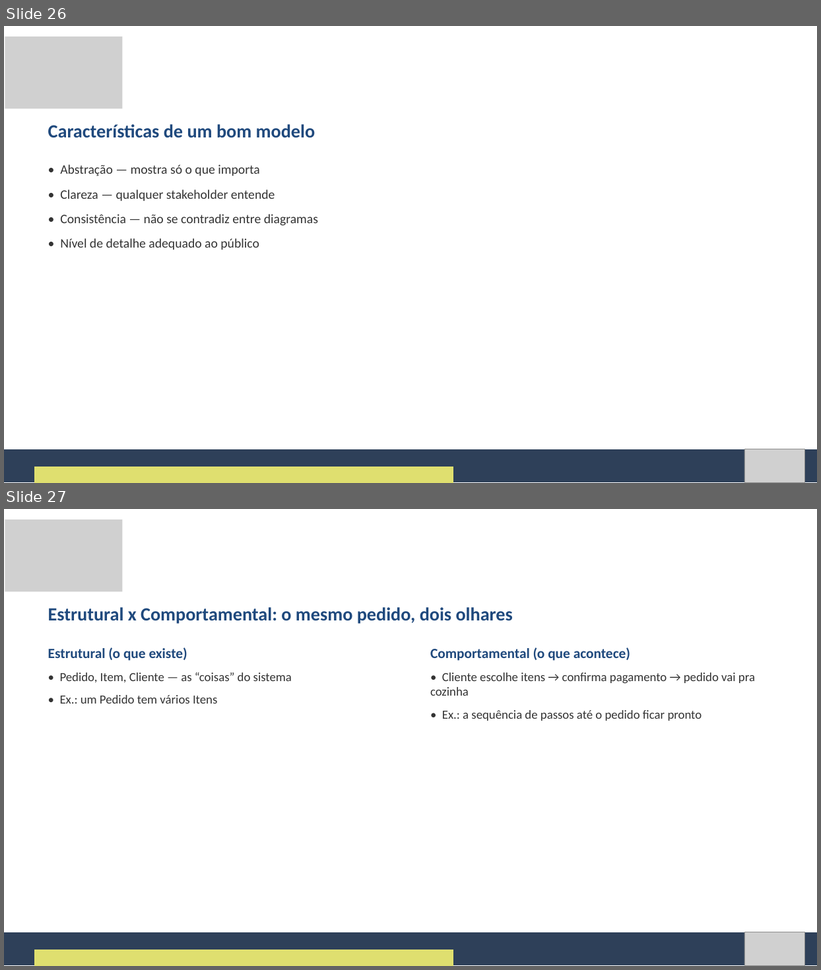
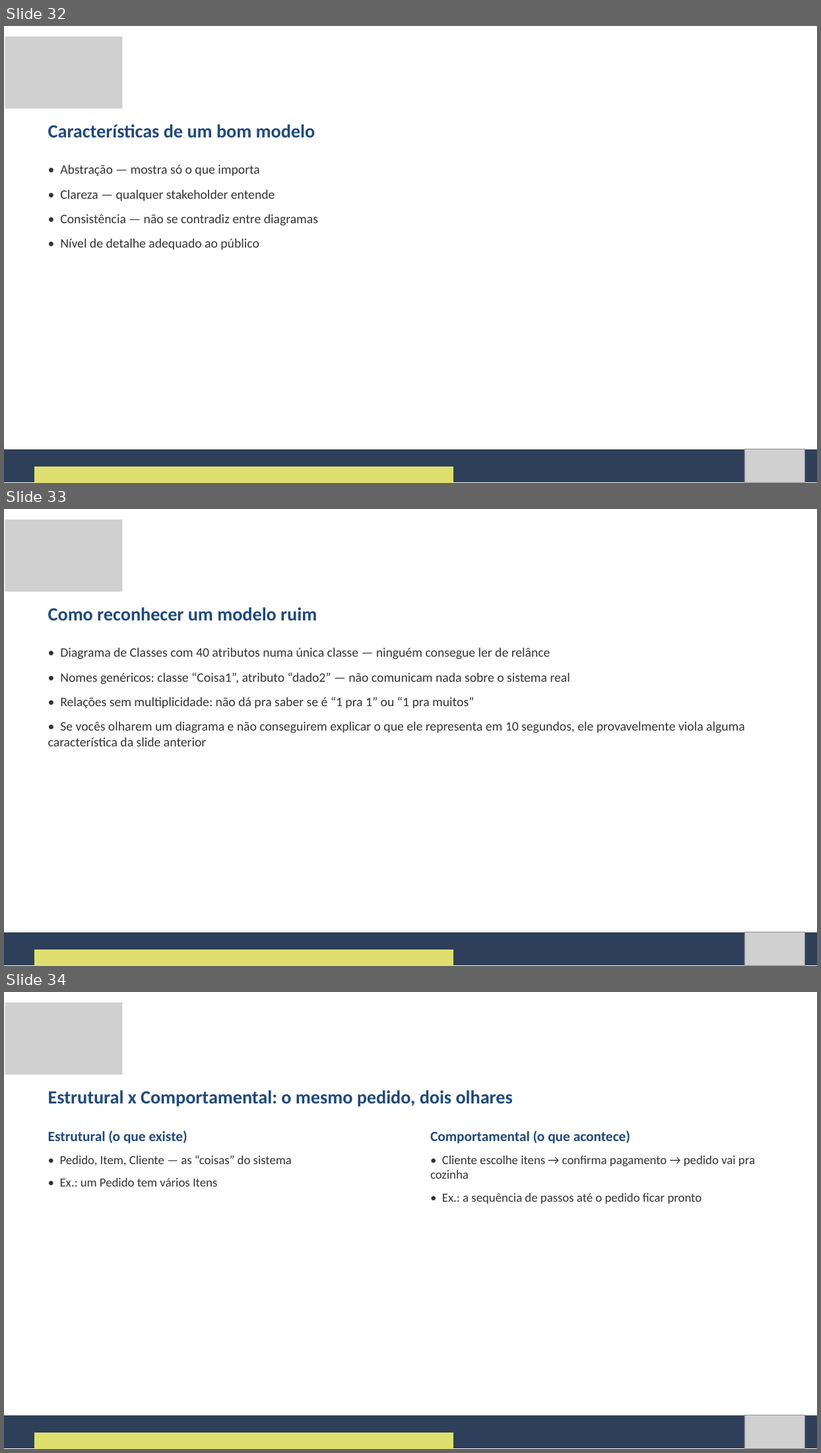
Before and after one commit to Natan20/Curso-Modelagem-De-Sistemas-Material, a slide deck: Aula 03 - 11-09-2026/Aula 3 - Slides.pptx. Shown one above the other, each under a label of ours: slides 26 and 27 before the commit, slides 32, 33 and 34 after it. The pictures are 821x970 and 821x1453 pixels, drawn with LibreOffice and Linux fonts; fonts in the diff are those of the drawing; grey boxes stand for pictures. Boxes give left, top, right and bottom in pixels: in the first picture for what was removed or moved away, otherwise in the second. Text is boxed around its words. In the diff, an @@ line names an element or a change of style, - is before the commit and + after.

Commit message:
Amplia Apostila e Slides da Aula 3 para 104 slides
Adiciona exemplos e aprofundamentos por toda a aula (cenarios extras
de debate, exemplos com Biblioteca/Academia, panorama ilustrado dos
diagramas de Estados/Componentes/Objetos/Implantacao com print
visual, PlantUML, atalhos do draw.io, mini-exercicios com gabarito) e
estende a atividade de classificacao de 6 para 8 itens.

```diff
--- a/Aula 03 - 11-09-2026/Aula 3 - Slides.pptx
+++ b/Aula 03 - 11-09-2026/Aula 3 - Slides.pptx
@@ slide 33 added at (4,509,817,966), background #FFFFFF @@
@@ picture added at (5,520,122,592) @@
@@ text added at (48,607,317,621), 33 pt, text #1F497D, bold @@
+Como reconhecer um modelo ruim
@@ text added at (48,648,745,747), 23 pt, text #333333 @@
+• Diagrama de Classes com 40 atributos numa única classe — ninguém consegue ler de relânce
+• Nomes genéricos: classe “Coisa1”, atributo “dado2” — não comunicam nada sobre o sistema real
+• Relações sem multiplicidade: não dá pra saber se é “1 pra 1” ou “1 pra muitos”
+• Se vocês olharem um diagrama e não conseguirem explicar o que ele representa em 10 segundos, ele provavelmente viola alguma característica da slide anterior
@@ freeform shape added at (4,933,817,966), fill #2E4059 @@
@@ picture added at (745,932,805,966) @@
@@ freeform shape added at (34,950,453,966), fill #DFDF6F @@
@@ what was slide 26 is now slide 32 @@
@@ what was slide 27 is now slide 34 @@
```
Also in this commit, not shown: 9 slides changed, 33 other slides added, 2 other files.
